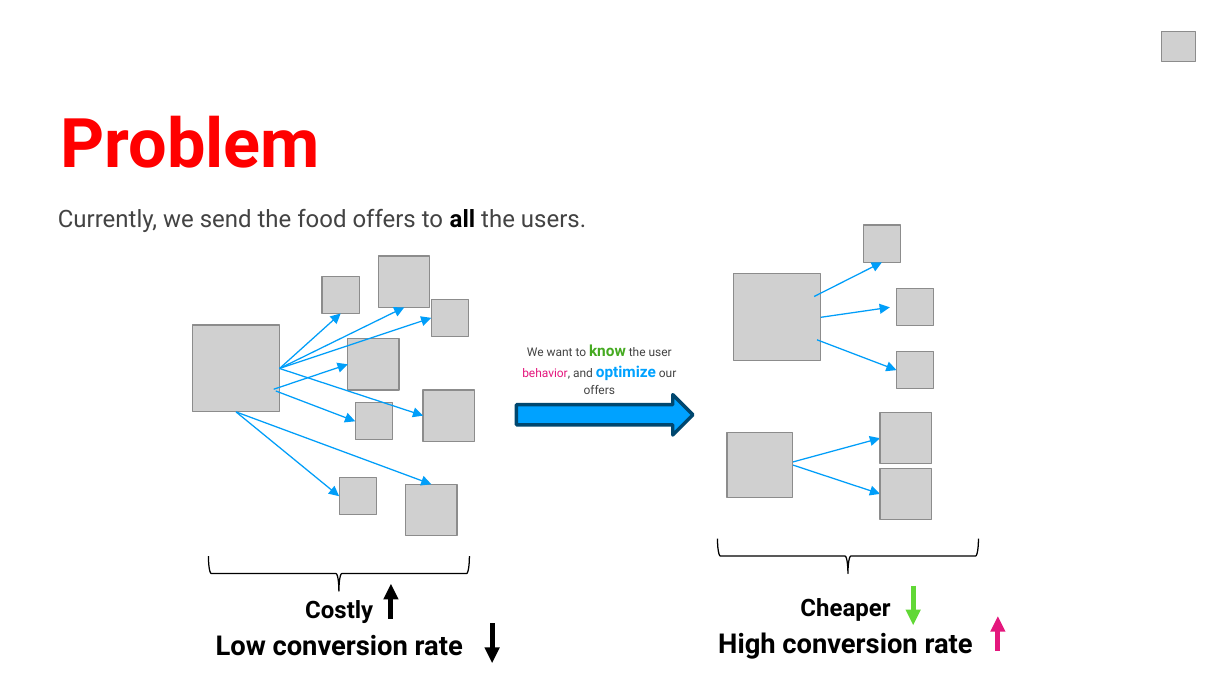
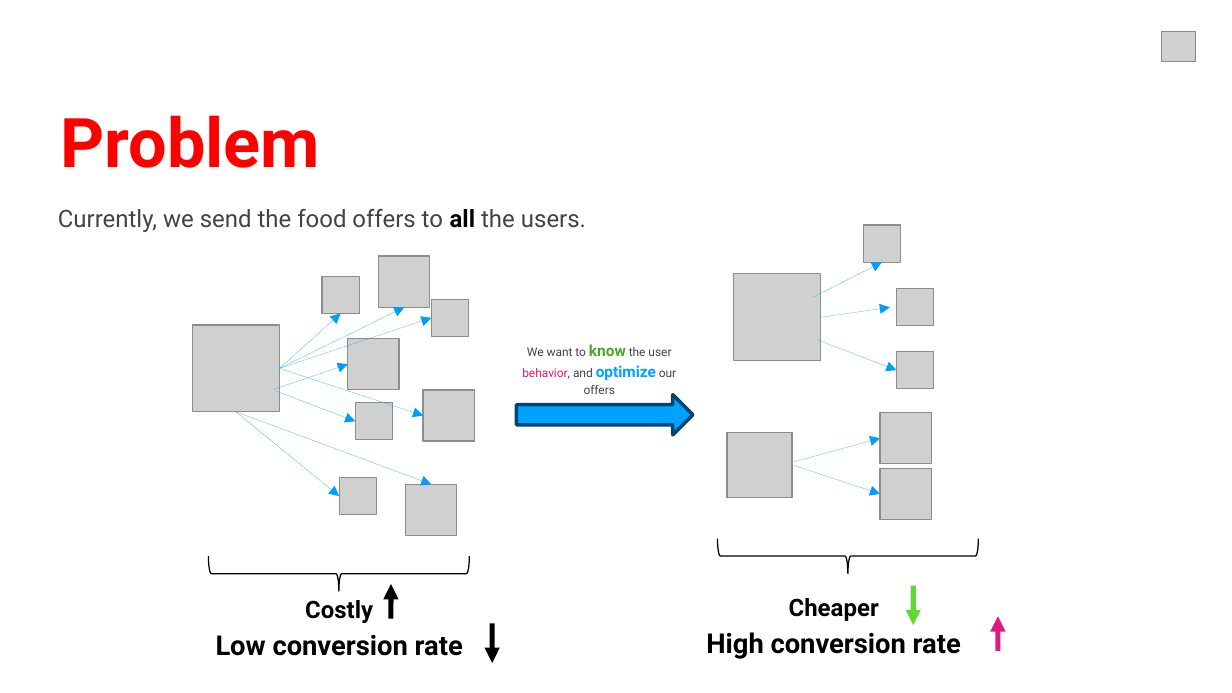
Before and after one commit to amirjalilifard/marketing-offer-case, a slide deck: slide 2 of Ifood-case-presentation.pptx. Drawn at 1232x693 pixels with LibreOffice and Linux fonts; fonts in the diff are those of the drawing; grey boxes stand for pictures. Boxes give left, top, right and bottom in pixels: in the first picture for what was removed or moved away, otherwise in the second. Text is boxed around its words. In the diff, an @@ line names an element or a change of style, - is before the commit and + after.

```diff
--- a/Ifood-case-presentation.pptx
+++ b/Ifood-case-presentation.pptx
@@ arrow (814, 297) - (882, 262): stroke #009EF9 0.75 pt to #009EF9 0 pt @@
@@ arrow (280, 368) - (341, 313): stroke #009EF9 0.75 pt to #009EF9 0 pt @@
@@ arrow (280, 368) - (404, 307): stroke #009EF9 0.75 pt to #009EF9 0 pt @@
@@ arrow (280, 368) - (431, 318): stroke #009EF9 0.75 pt to #009EF9 0 pt @@
@@ arrow (821, 318) - (890, 307): stroke #009EF9 0.75 pt to #009EF9 0 pt @@
@@ arrow (817, 340) - (897, 370): stroke #009EF9 0.75 pt to #009EF9 0 pt @@
@@ arrow (274, 389) - (347, 365): stroke #009EF9 0.75 pt to #009EF9 0 pt @@
@@ arrow (280, 368) - (423, 415): stroke #009EF9 0.75 pt to #009EF9 0 pt @@
@@ arrow (237, 411) - (339, 496): stroke #009EF9 0.75 pt to #009EF9 0 pt @@
@@ arrow (237, 411) - (431, 484): stroke #009EF9 0.75 pt to #009EF9 0 pt @@
@@ arrow (276, 391) - (355, 421): stroke #009EF9 0.75 pt to #009EF9 0 pt @@
@@ arrow (792, 462) - (880, 439): stroke #009EF9 0.75 pt to #009EF9 0 pt @@
@@ arrow (792, 464) - (880, 494): stroke #009EF9 0.75 pt to #009EF9 0 pt @@
@@ text "Cheaper": place and size @@
-text "Cheaper" at (718,598,973,659)
+text "Cheaper" at (706,598,961,659)
```
Also in this commit, not shown: 22 other slides changed, 2 other files.
